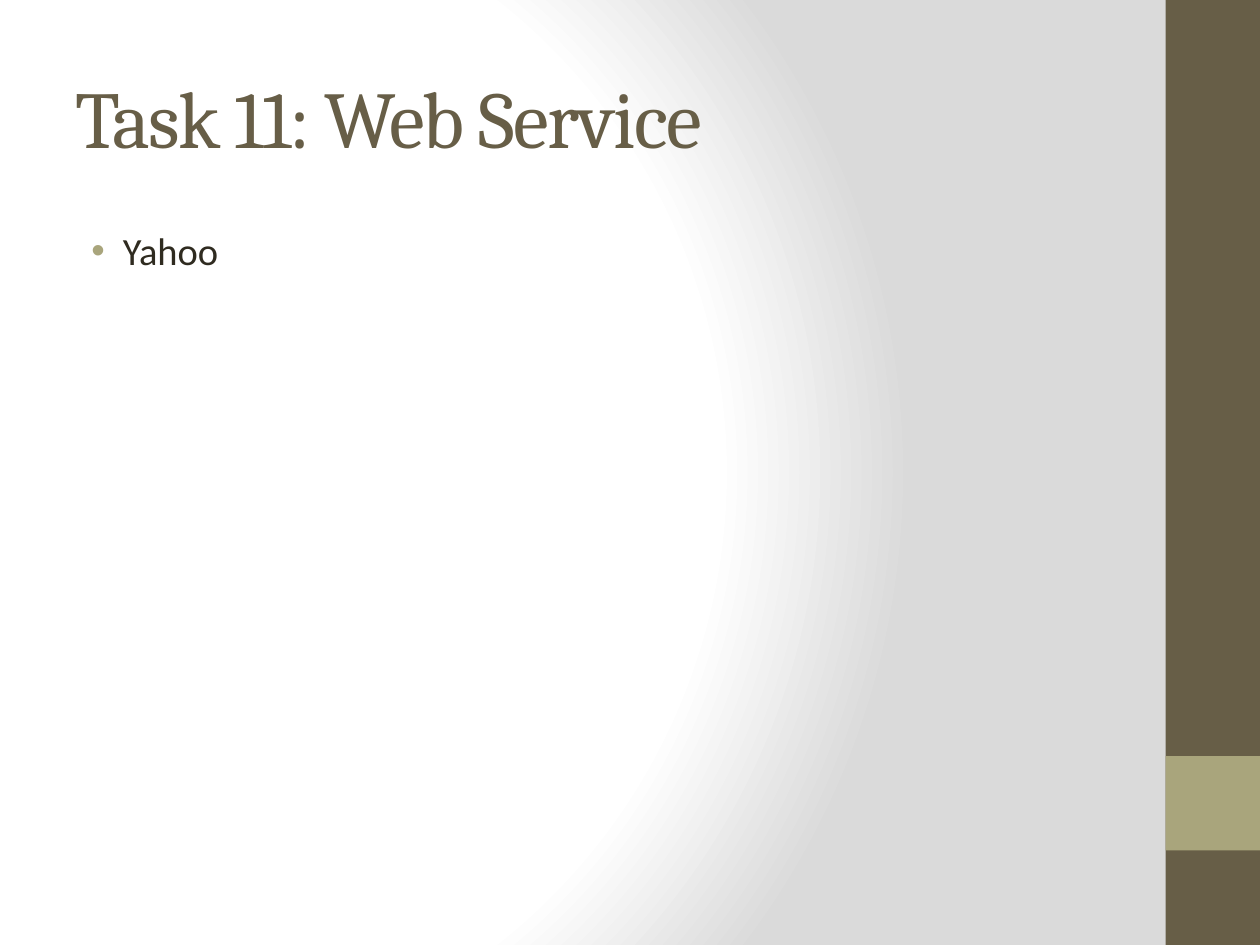
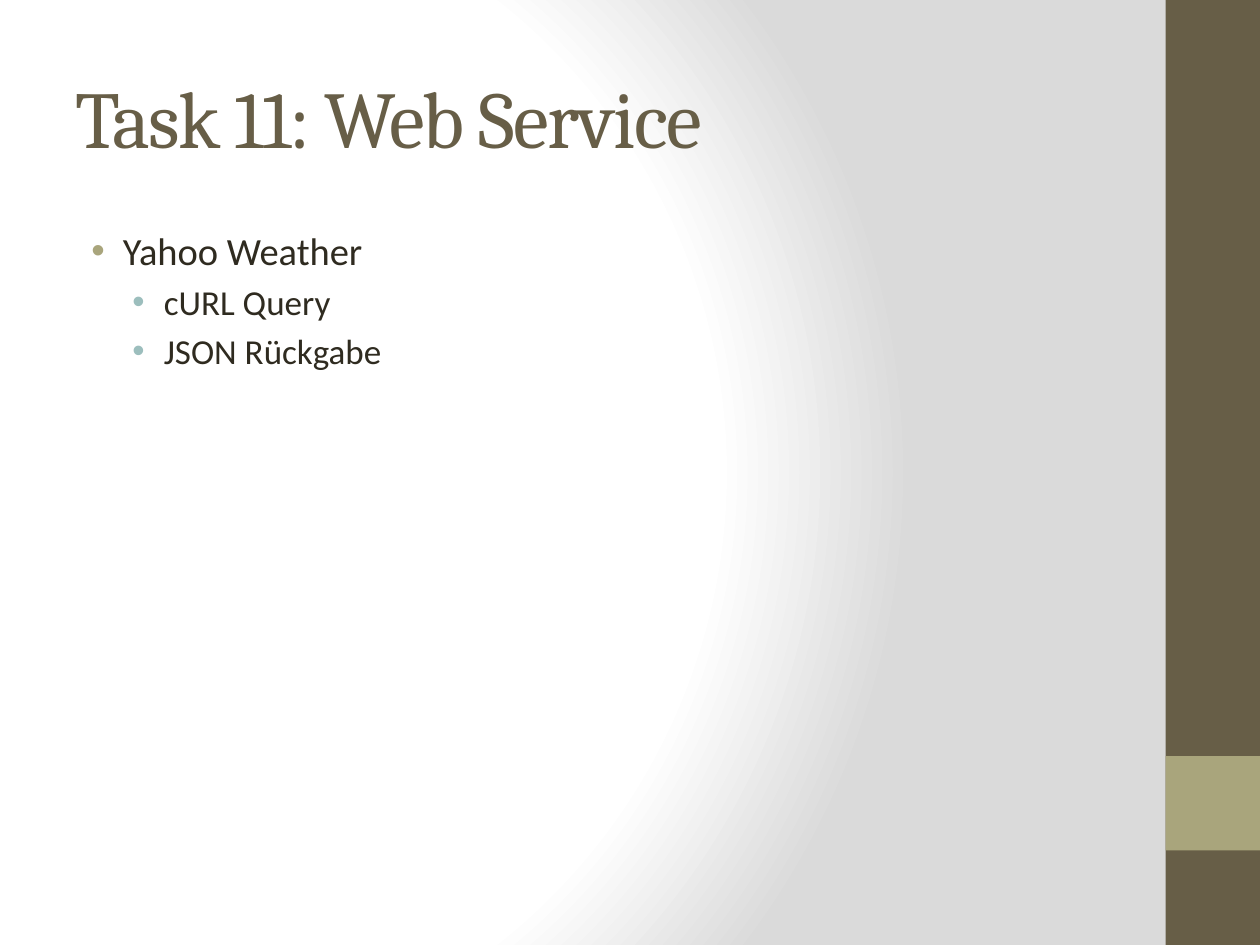
Before and after one commit to kochm8/ch.bfh.bti7054.w2014.p.beerwebshop, a slide deck: slide 13 of doc/Präsentation.pptx (slide 14 before the commit). Drawn at 1260x945 pixels with LibreOffice and Linux fonts; fonts in the diff are those of the drawing. Boxes give left, top, right and bottom in pixels: in the first picture for what was removed or moved away, otherwise in the second. Text is boxed around its words. In the diff, an @@ line names an element or a change of style, - is before the commit and + after.

```diff
--- a/doc/Präsentation.pptx
+++ b/doc/Präsentation.pptx
@@ text at (123, 238, 382, 370): text changed; size 22 to 20 pt @@
-• Yahoo
+• Yahoo Weather
+  • cURL Query
+  • JSON Rückgabe
```
Also in this commit, not shown: 8 other slides changed, 1 slide removed, 9 other files.
